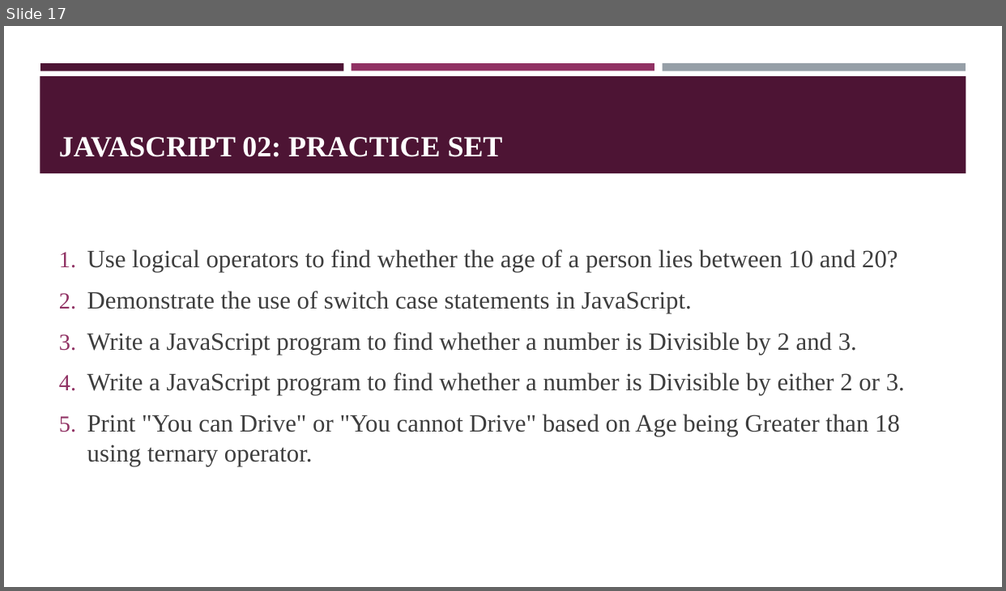
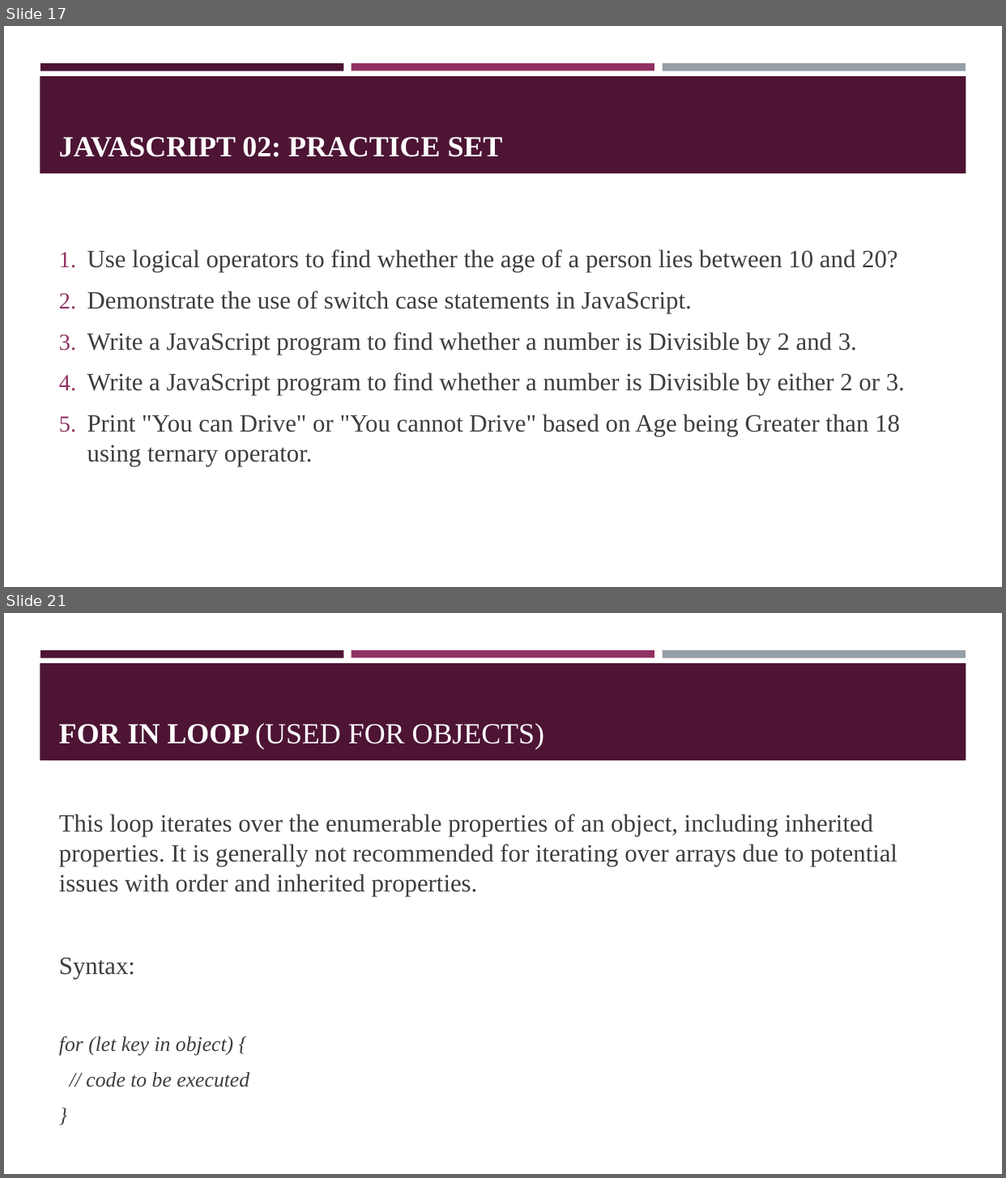
Before and after one commit to gl1tch0x1/ISMT-Full-Stack-Codebase, a slide deck: resources-and-books/Chapter02-Javascript.pptx. Shown one above the other, each under a label of ours: slide 17 before the commit, slides 17 and 21 after it; the slides between them are not shown. The pictures are 1006x591 and 1006x1178 pixels, drawn with LibreOffice and Linux fonts; fonts in the diff are those of the drawing. Boxes give left, top, right and bottom in pixels: in the first picture for what was removed or moved away, otherwise in the second. Text is boxed around its words. In the diff, an @@ line names an element or a change of style, - is before the commit and + after.

```diff
--- a/resources-and-books/Chapter02-Javascript.pptx
+++ b/resources-and-books/Chapter02-Javascript.pptx
@@ slide 21 added at <box>4,613,1002,1174</box>, background #FFFFFF; not listed: 4 template elements that a slide beside it also shows @@
@@ title added at <box>59,723,544,749</box>, 28 pt, text #FFFFFF @@
+FOR IN LOOP (USED FOR OBJECTS)
@@ text added at <box>59,814,897,1088</box>, 24 pt, text #3D3D3D @@
+This loop iterates over the enumerable properties of an object, including inherited properties. It is generally not recommended for iterating over arrays due to potential issues with order and inherited properties.
+Syntax:
+for (let key in object) {
+// code to be executed
+}
```
Also in this commit, not shown: 12 other slides added, 2 other files.
